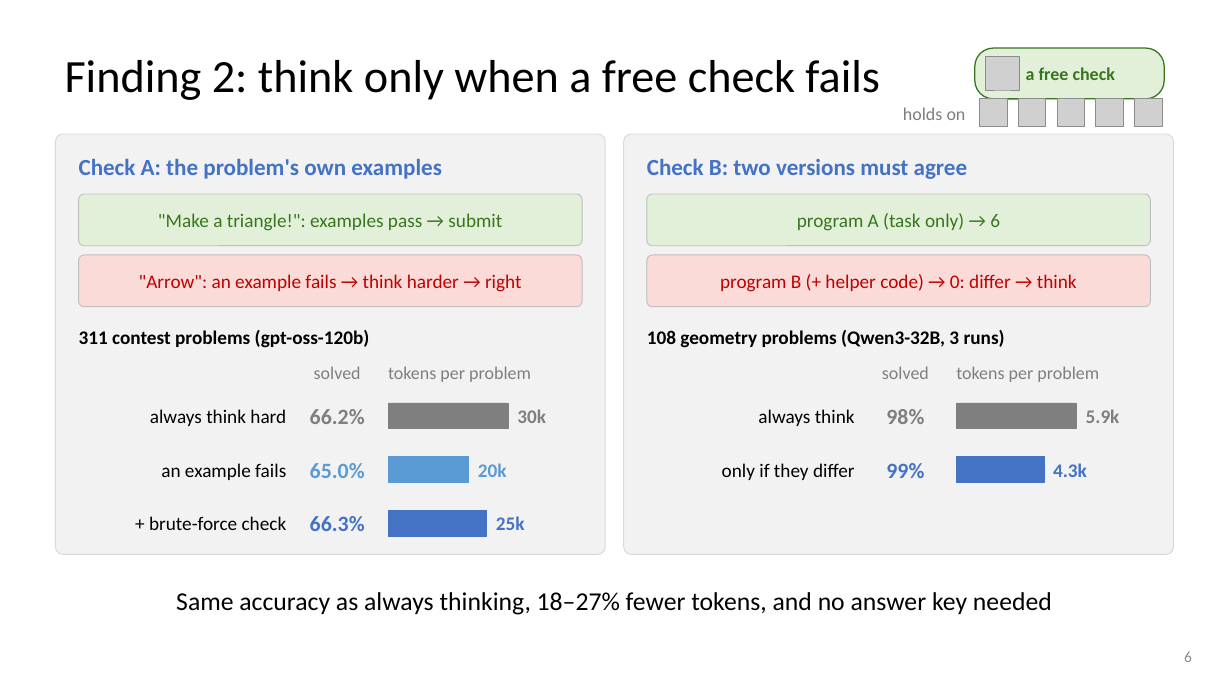
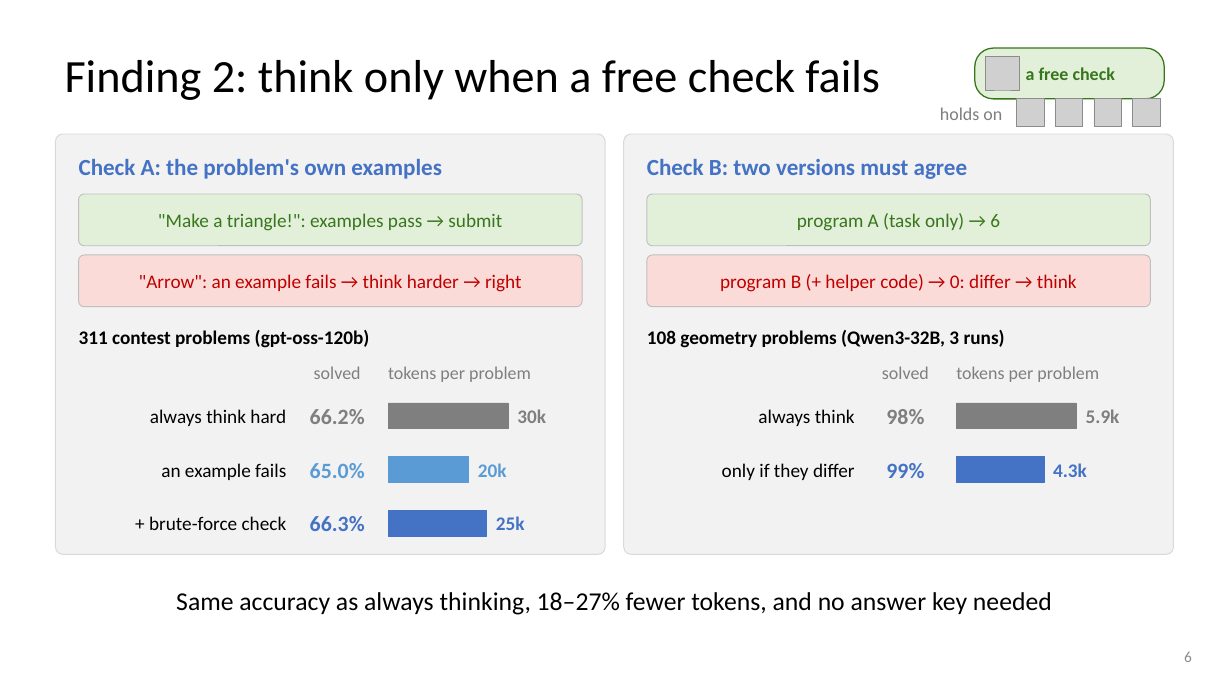
Before and after one commit to dlwns147/CSED490E_Project_Team5, a slide deck: slide 6 of Proposal_Team5.pptx. Drawn at 1232x693 pixels with LibreOffice and Linux fonts; fonts in the diff are those of the drawing; grey boxes stand for pictures. Boxes give left, top, right and bottom in pixels: in the first picture for what was removed or moved away, otherwise in the second. Text is boxed around its words. In the diff, an @@ line names an element or a change of style, - is before the commit and + after.

```diff
--- a/Proposal_Team5.pptx
+++ b/Proposal_Team5.pptx
@@ 4 pictures, 1 text: place and size @@
-4 pictures, 1 text at (903, 99, 1124, 127)
+4 pictures, 1 text at (940, 99, 1161, 127)
@@ picture removed at (1135, 99, 1163, 127) @@
```
Also in this commit, not shown: 5 other slides changed, 3 other files.
